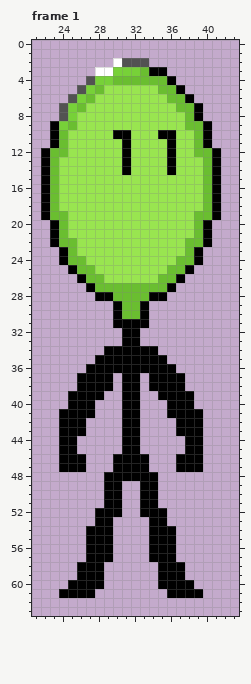
Pixel-art file, stored at parado.aseprite. This is how it looked before the edit.
64x64 pixels, 11 frames. Shown: frame 1: x 21..43, y 0..63.
The result:
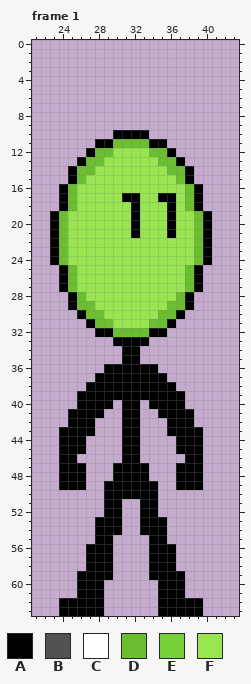
Palette (. is transparent): A #000000  B #525252  C #ffffff  D #6abe30  E #77d138  F #99e550
Difference:
Frame 1, layer "Layer 1":
y 2: x 30..33 CBBB -> ....
y 3: x 28..35 CCEEEDAA -> ........
y 4: x 27..36 BEEDDDDDDA -> ..........
y 5: x 26..37 BEDFFFFFFDDA -> ............
y 6: x 25..38 BEDFFFFFFFFDDA -> ..............
y 7: x 24..39 BEDFFFFFFFFFFDDA -> ................
y 8: x 24..39 BEFFFFFFFFFFFFDA -> ................
y 9: x 23..40 AEDFFFFFFFFFFFFDDA -> ..................
y 10: x 23..29 ADFFFFF -> .......; x 32..40 FFFAAFFDA -> AA.......
y 11: x 23..40 ADFFFFFFAFFFFAFFDA -> .....AADDDDAA.....
y 12: x 22..29 ADDFFFFF -> .....ADD; x 31 A -> F; x 34..35 FF -> DD; x 37..41 FFDDA -> .....
y 13: x 22..28 ADFFFFF -> ....ADD; x 31 A -> F; x 35..41 FAFFFDA -> DDA....
y 14: x 22..27 ADFFFF -> ...ADD; x 31 A -> F; x 36..41 AFFFDA -> DDA...
y 15: x 22..26 ADFFF -> ...AD; x 37..41 FFFDA -> DA...
y 16: x 22..25 ADFF -> ..AD; x 38..41 FFDA -> DA..
y 17: x 22..25 ADFF -> ..AD; x 31..32 FF -> AA; x 35..36 FF -> AA; x 38..41 FFDA -> DA..
y 18: x 22..25 ADFF -> ..AD; x 32 F -> A; x 36 F -> A; x 38..41 FFDA -> DA..
y 19: x 22..23 AD -> .A; x 32 F -> A; x 36 F -> A; x 40..41 DA -> A.
y 20..21: x 32 F -> A; x 36 F -> A
y 22: x 25 D -> F; x 38 D -> F
y 23: x 23..25 .AD -> ADF; x 38..40 DA. -> FDA
y 24: x 23..26 .ADD -> ADFF; x 37..40 DDA. -> FFDA
y 25: x 24..27 .ADD -> ADFF; x 36..39 DDA. -> FFDA
y 26: x 24..28 ..ADD -> ADFFF; x 35..39 DDA.. -> FFFDA
y 27: x 24..39 ...ADDDDDDDDA... -> ADFFFFFFFFFFFFDA
y 28: x 25..38 ...AADDDDAA... -> ADFFFFFFFFFFDA
y 29: x 25..38 .....ADDA..... -> ADDFFFFFFFFDDA
y 30: x 26..37 ....ADDA.... -> ADDFFFFFFDDA
y 31: x 27..36 ...AAAA... -> ADDFFFFDDA
y 32: x 28..35 ...AA... -> AADDDDAA
y 33: x 30 . -> A; x 33 . -> A
y 34: x 29..30 AA -> ..; x 33..34 AA -> ..
y 35: x 28..30 AAA -> ...; x 33..35 AAA -> ...
y 36: x 27..28 AA -> ..; x 35..36 AA -> ..
y 37: x 26..27 AA -> ..; x 30 . -> A; x 33 . -> A; x 36..37 AA -> ..
y 38: x 26 A -> .; x 30 . -> A; x 33 . -> A; x 37 A -> .
y 39: x 25 A -> .; x 29..30 .. -> AA; x 33..34 .. -> AA; x 38 A -> .
y 40: x 25 A -> .; x 28..29 .. -> AA; x 34..35 .. -> AA; x 38 A -> .
y 41: x 24 A -> .; x 28 . -> A; x 35 . -> A; x 39 A -> .
y 42: x 24 A -> .; x 27 . -> A; x 36 . -> A; x 39 A -> .
y 43: x 27 . -> A; x 36 . -> A
y 44..45: x 26 . -> A; x 37 . -> A
y 46: x 26 A -> .; x 30 A -> .; x 33 A -> .; x 37 A -> .
y 48: x 24..26 ... -> AAA; x 29 A -> .; x 34 A -> .; x 37..39 ... -> AAA
y 49: x 24..26 ... -> AAA; x 31..32 .. -> AA; x 37..39 ... -> AAA
y 50: x 31..32 .. -> AA
y 52: x 28 A -> .; x 35 A -> .
y 53: x 30 . -> A; x 33 . -> A
y 54: x 27 A -> .; x 30 . -> A; x 33 . -> A; x 36 A -> .
y 55: x 27 A -> .; x 36 A -> .
y 58: x 26 A -> .; x 29 . -> A; x 34 . -> A; x 37 A -> .
y 59: x 29 . -> A; x 34 . -> A
y 60: x 25 A -> .; x 38 A -> .
y 61: x 24..25 AA -> ..; x 28 . -> A; x 35 . -> A; x 38..39 AA -> ..
y 62..63: x 24..28 ..... -> AAAAA; x 35..39 ..... -> AAAAA
